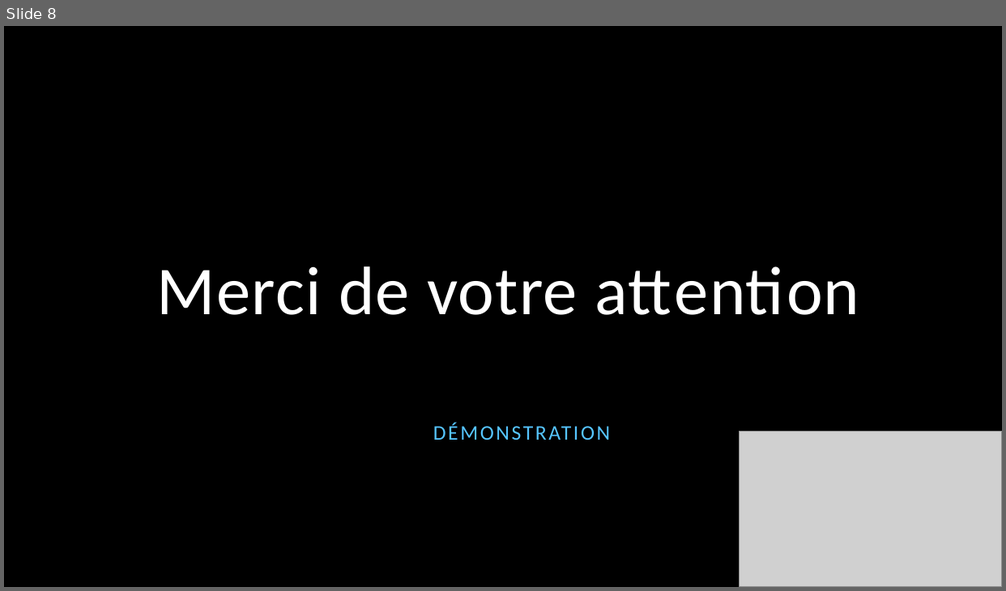
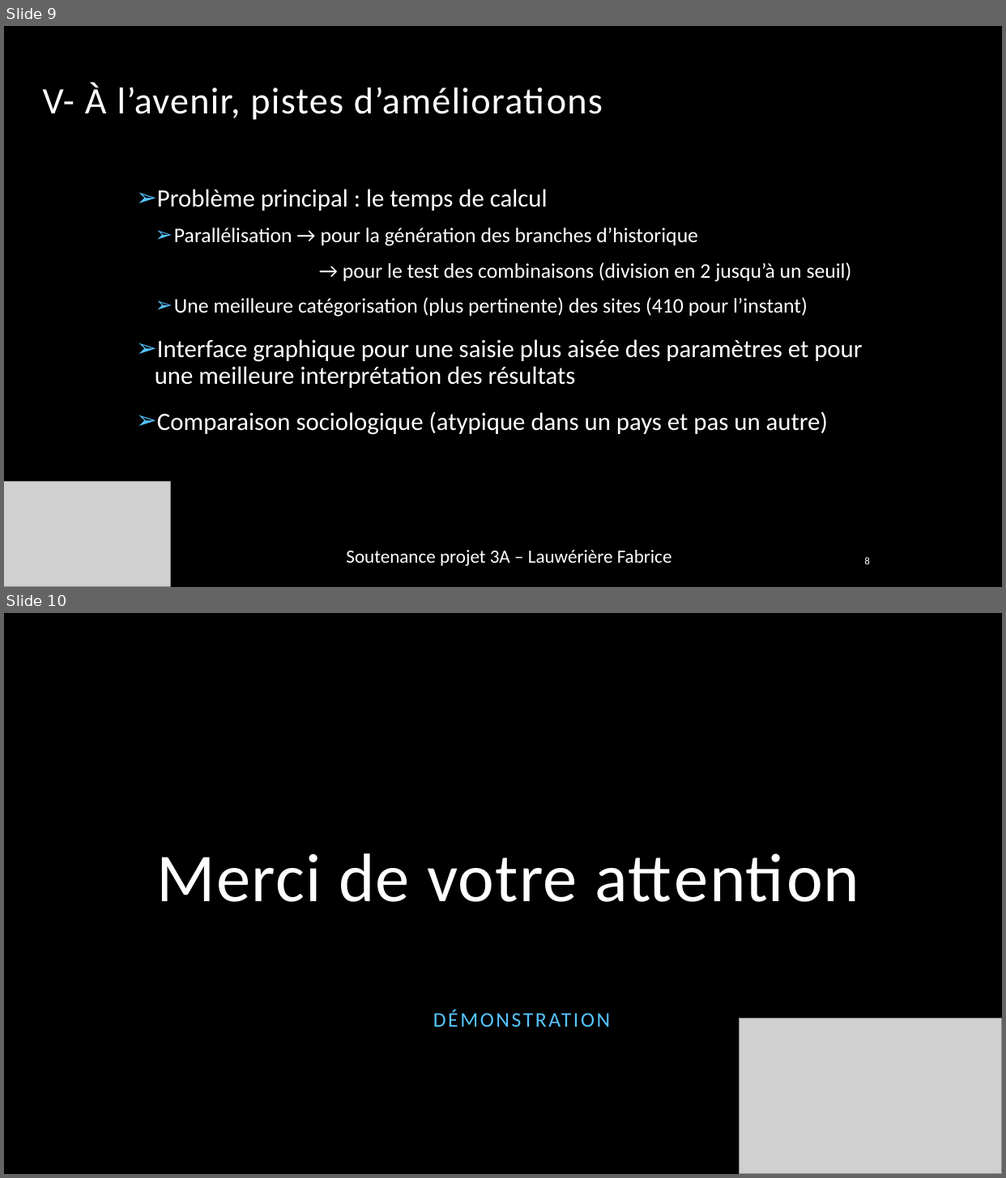
Before and after one commit to fabrice-lauweriere/projet3a-AtypicDetection, a slide deck: Documents/soutenance/soutenanceProjet3A.pptx. Shown one above the other, each under a label of ours: slide 8 before the commit, slides 9 and 10 after it. The pictures are 1006x591 and 1006x1178 pixels, drawn with LibreOffice and Linux fonts; fonts in the diff are those of the drawing; grey boxes stand for pictures; background and template pictures are left out. Boxes give left, top, right and bottom in pixels: in the first picture for what was removed or moved away, otherwise in the second. Text is boxed around its words. In the diff, an @@ line names an element or a change of style, - is before the commit and + after.

```diff
--- a/Documents/soutenance/soutenanceProjet3A.pptx
+++ b/Documents/soutenance/soutenanceProjet3A.pptx
@@ slide 9 added at box(4, 26, 1002, 587), background picture (left out) @@
@@ title added at box(43, 83, 603, 120), 36 pt, text #FFFFFF @@
+V- À l’avenir, pistes d’améliorations
@@ text added at box(155, 189, 862, 435), 24 pt, text #FFFFFF @@
+➢ Problème principal : le temps de calcul
+  ➢ Parallélisation → pour la génération des branches d’historique
+  → pour le test des combinaisons (division en 2 jusqu’à un seuil)
+  ➢ Une meilleure catégorisation (plus pertinente) des sites (410 pour l’instant)
+➢ Interface graphique pour une saisie plus aisée des paramètres et pour une meilleure interprétation des résultats
+➢ Comparaison sociologique (atypique dans un pays et pas un autre)
@@ picture added at box(4, 481, 170, 587) @@
@@ text added at box(346, 550, 672, 566), 18 pt, text #FFFFFF @@
+Soutenance projet 3A – Lauwérière Fabrice
@@ page number added at box(864, 557, 869, 565), 10 pt, text #FFFFFF @@
+8
@@ what was slide 8 is now slide 10 @@
```
Also in this commit, not shown: 7 slides changed, 1 other slide added, 23 other files.
